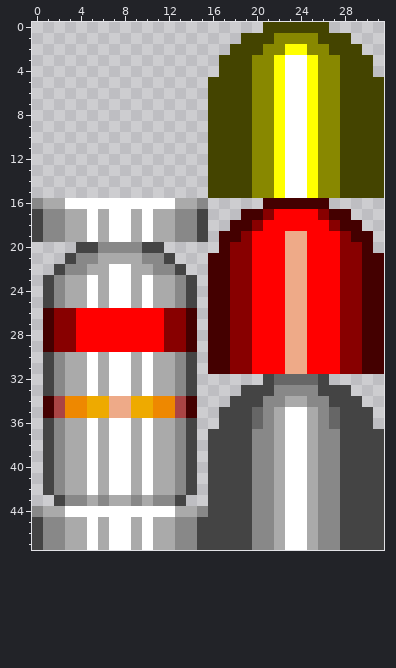
Pixel-art sprite: Graphics/Items/lamppost.png. The picture above is the old version.
The file is 32x48 pixels.
Once edited:
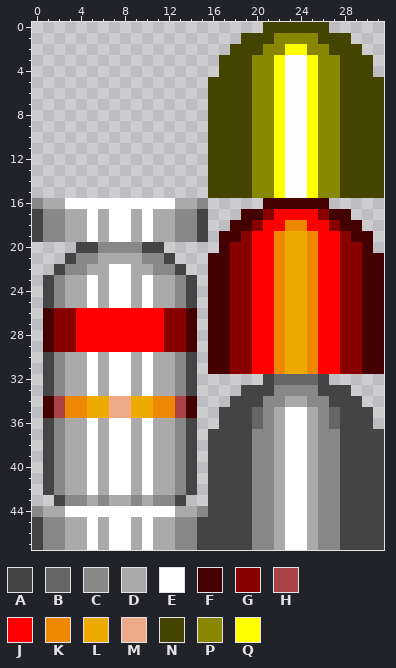
Palette (. is transparent): A #444444  B #666666  C #888888  D #aaaaaa  E #ffffff  F #440000  G #880000  H #aa4444  J #ff0000  K #ee8800  L #eeaa00  M #eeaa88  N #444400  P #888800  Q #ffff00
Diff:
Colour J gives way to colour K in row 18 at x 23 to 24; in rows 19 to 31 at x 22 and 25.
Colour M gives way to colour L in rows 19 to 31 at x 23 to 24.
Changed places in both pictures, as pixel boxes (x1, y1, x2, y2):
changed: (274, 220, 318, 374)
